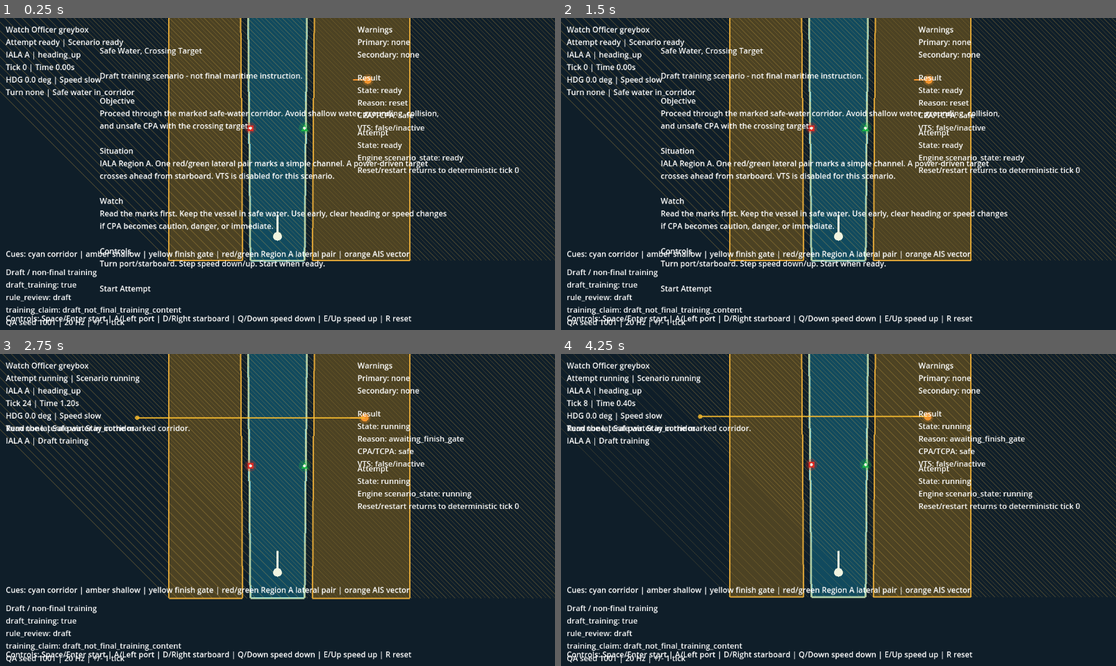
Above: before the commit, frames 1-4 (two rows, left to right).
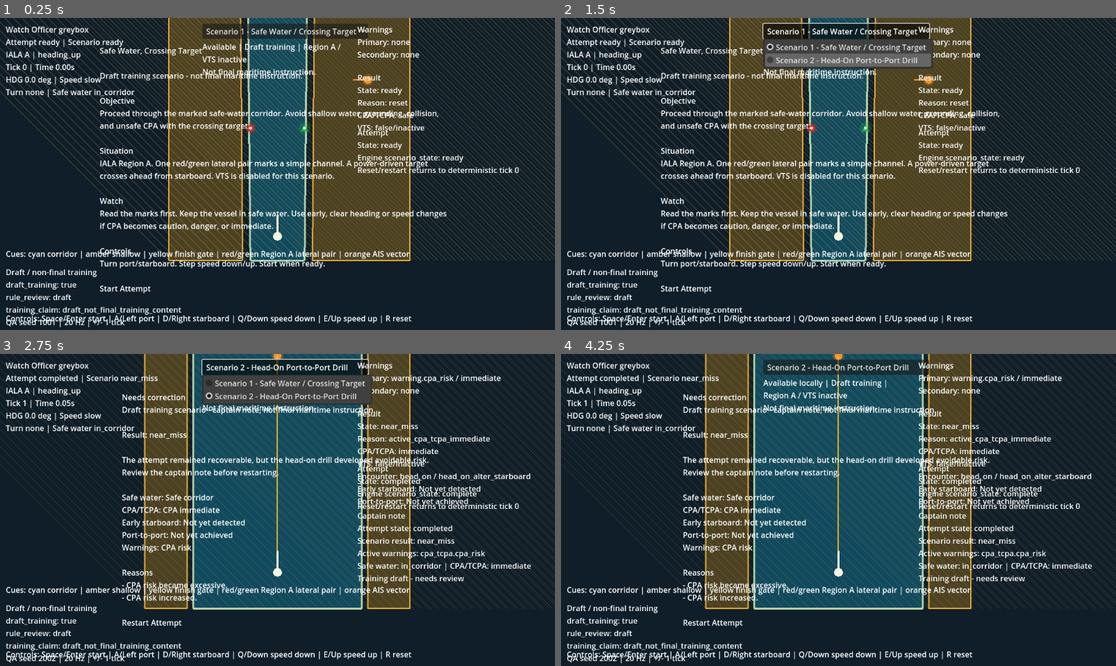
Above: after the commit, the same moments.

Repository: vetus-nauta/watch-officer
Game: Godot game, scene res://scenes/playable_greybox_scene.tscn
Same seed, same stepped clock (60 frames per second), same inputs: the game is played once before the commit and once after it.
Inputs (mouse positions are in pixels of both pictures, inside the frame that each line leads up to):
- Up to frame 1 (0.25 s): no input
- Up to frame 2 (1.5 s): click (844, 30) at 0.5 s, where only the run after the commit has a clickable "Scenario 1 - Safe Water / Cro…"; tap Enter at 1.25 s; hold Up from 1.28 s (still down); tap R at 1.35 s
- Up to frame 3 (2.75 s): tap Space at 1.52, 1.55, 1.82 s; release Up at 2 s; click (283, 366) at 2 s, where only the run after the commit has a clickable "Scenario 2 - Head-On Port-to-…"
- Up to frame 4 (4.25 s): hold Up 2.78-3.53 s; tap Space at 2.85, 3.02, 3.32, 3.8 s; tap R at 3.05, 3.6 s; hold A from 3.53 s (still down)

The runs differ from the first frame. In frame 1, 1.9% of the frame differs, in the area x 36-67%, y 1-19%; in frame 2, 4.6%; in frame 3, 35%; in frame 4, 37%, in the area x 0-100%, y 0-99%.

Commit message:
Add local Watch Officer scenario selector

Diff:
--- a/game.brkovic.ltd/prototypes/watch-officer-godot/scenes/playable_greybox_scene.tscn
+++ b/game.brkovic.ltd/prototypes/watch-officer-godot/scenes/playable_greybox_scene.tscn
@@ -13,6 +13,20 @@
 offset_right = 402.0
 offset_bottom = 136.0
 text = "Watch Officer greybox"
+
+[node name="ScenarioSelector" type="OptionButton" parent="HudLayer"]
+offset_left = 420.0
+offset_top = 12.0
+offset_right = 760.0
+offset_bottom = 42.0
+
+[node name="ScenarioSelectorStatusLabel" type="Label" parent="HudLayer"]
+offset_left = 420.0
+offset_top = 48.0
+offset_right = 820.0
+offset_bottom = 104.0
+text = "Draft training | Region A / VTS inactive"
+autowrap_mode = 3
 
 [node name="WarningStackLabel" type="Label" parent="HudLayer"]
 offset_left = 870.0
--- a/game.brkovic.ltd/prototypes/watch-officer-godot/scripts/runtime/playable_greybox_controller.gd
+++ b/game.brkovic.ltd/prototypes/watch-officer-godot/scripts/runtime/playable_greybox_controller.gd
@@ -8,9 +8,22 @@
 const HudSnapshotBinder = preload("res://scripts/ui/hud_snapshot_binder.gd")
 
 const DEFAULT_SCENARIO_PATH := "res://data/scenarios/safe-water-crossing-target.json"
+const SCENARIO_TWO_PATH := "res://data/scenarios/head-on-port-to-port.json"
 const VIEW_SCALE := 1.25
 const OWNERSHIP_ANCHOR_FALLBACK := [0.5, 0.7]
 const TERMINAL_RESULT_STATES := ["success", "warning_outcome", "unsafe_manoeuvre", "near_miss", "grounding", "collision", "load_blocked"]
+const LOCAL_SCENARIO_OPTIONS := [
+	{
+		"title": "Scenario 1 - Safe Water / Crossing Target",
+		"path": DEFAULT_SCENARIO_PATH,
+		"status": "Available | Draft training | Region A / VTS inactive"
+	},
+	{
+		"title": "Scenario 2 - Head-On Port-to-Port Drill",
+		"path": SCENARIO_TWO_PATH,
+		"status": "Available locally | Draft training | Region A / VTS inactive"
+	}
+]
 
 var scenario: Dictionary = {}
 var runtime_state: Dictionary = {}
@@ -19,6 +32,7 @@
 var last_loader_error: Dictionary = {}
 var local_attempt_state := "ready"
 var _scenario_path := DEFAULT_SCENARIO_PATH
+var _selected_scenario_index := 0
 
 var _orchestrator := RuntimeStepOrchestrator.new()
 var _hud_binder := HudSnapshotBinder.new()
@@ -35,6 +49,8 @@
 var _debug_status_label: Label
 var _cue_legend_label: Label
 var _instructions_label: Label
+var _scenario_selector: OptionButton
+var _scenario_selector_status_label: Label
 var _hud_sections: Dictionary = {}
 
 
@@ -50,6 +66,9 @@
 	_debug_status_label = get_node_or_null("HudLayer/DebugStatusLabel")
 	_cue_legend_label = get_node_or_null("HudLayer/CueLegendLabel")
 	_instructions_label = get_node_or_null("HudLayer/InstructionsLabel")
+	_scenario_selector = get_node_or_null("HudLayer/ScenarioSelector")
+	_scenario_selector_status_label = get_node_or_null("HudLayer/ScenarioSelectorStatusLabel")
+	_setup_scenario_selector()
 	reset_scenario()
 	set_process(true)
 
@@ -114,7 +133,9 @@
 
 func set_scenario_path(path: String) -> Dictionary:
 	_scenario_path = path
+	_selected_scenario_index = _scenario_index_for_path(path)
 	reset_scenario()
+	_sync_scenario_selector_selection()
 	return {
 		"action": "set_scenario_path",
 		"scenario_path": _scenario_path,
@@ -129,6 +150,37 @@
 
 func get_scenario_path() -> String:
 	return _scenario_path
+
+
+func select_scenario_index(index: int) -> Dictionary:
+	if index < 0 or index >= LOCAL_SCENARIO_OPTIONS.size():
+		return {
+			"action": "select_scenario_index",
+			"selected_index": _selected_scenario_index,
+			"scenario_path": _scenario_path,
+			"loader_error": {
+				"code": "invalid_scenario_index",
+				"index": index
+			},
+			"attempt_state": local_attempt_state
+		}
+	var option: Dictionary = LOCAL_SCENARIO_OPTIONS[index]
+	_selected_scenario_index = index
+	return set_scenario_path(str(option["path"]))
+
+
+func get_selected_scenario_index() -> int:
+	return _selected_scenario_index
+
+
+func get_scenario_selector_snapshot() -> Dictionary:
+	return {
+		"selected_index": _selected_scenario_index,
+		"scenario_path": _scenario_path,
+		"options": LOCAL_SCENARIO_OPTIONS.duplicate(true),
+		"visible": _scenario_selector != null and _scenario_selector.visible,
+		"status_text": _scenario_selector_status_label.text if _scenario_selector_status_label != null else ""
+	}
 
 
 func advance_one_tick(input_records: Array = [], external_flags: Dictionary = {}) -> Dictionary:
@@ -386,6 +438,7 @@
 
 
 func _apply_hud_sections() -> void:
+	_update_scenario_selector_ui()
 	if _hud_label != null:
 		_hud_label.text = str(_hud_sections.get("instrument_strip", ""))
 	if _warning_stack_label != null:
@@ -419,6 +472,12 @@
 	if _hud_label != null:
 		_hud_label.position = Vector2(12.0, 12.0)
 		_hud_label.size = Vector2(390.0, 124.0)
+	if _scenario_selector != null:
+		_scenario_selector.position = Vector2(420.0, 12.0)
+		_scenario_selector.size = Vector2(min(340.0, max(260.0, viewport_size.x - 880.0)), 30.0)
+	if _scenario_selector_status_label != null:
+		_scenario_selector_status_label.position = Vector2(420.0, 48.0)
+		_scenario_selector_status_label.size = Vector2(min(400.0, max(300.0, viewport_size.x - 860.0)), 56.0)
 	if _warning_stack_label != null:
 		_warning_stack_label.position = Vector2(max(420.0, viewport_size.x - 410.0), 12.0)
 		_warning_stack_label.size = Vector2(398.0, 92.0)
@@ -491,3 +550,46 @@
 
 func _is_terminal_result(state: String) -> bool:
 	return TERMINAL_RESULT_STATES.has(state)
+
+
+func _setup_scenario_selector() -> void:
+	if _scenario_selector == null:
+		return
+	_scenario_selector.clear()
+	for index in range(LOCAL_SCENARIO_OPTIONS.size()):
+		var option: Dictionary = LOCAL_SCENARIO_OPTIONS[index]
+		_scenario_selector.add_item(str(option["title"]), index)
+	if not _scenario_selector.item_selected.is_connected(_on_scenario_selector_item_selected):
+		_scenario_selector.item_selected.connect(_on_scenario_selector_item_selected)
+	_sync_scenario_selector_selection()
+
+
+func _on_scenario_selector_item_selected(index: int) -> void:
+	select_scenario_index(index)
+
+
+func _sync_scenario_selector_selection() -> void:
+	if _scenario_selector == null:
+		return
+	var index: int = clamp(_scenario_index_for_path(_scenario_path), 0, LOCAL_SCENARIO_OPTIONS.size() - 1)
+	if _scenario_selector.selected != index:
+		_scenario_selector.select(index)
+	_update_scenario_selector_ui()
+
+
+func _update_scenario_selector_ui() -> void:
+	var selector_visible: bool = local_attempt_state != "running"
+	if _scenario_selector != null:
+		_scenario_selector.visible = selector_visible
+	if _scenario_selector_status_label != null:
+		_scenario_selector_status_label.visible = selector_visible
+		var option: Dictionary = LOCAL_SCENARIO_OPTIONS[_selected_scenario_index]
+		_scenario_selector_status_label.text = "%s\nNot final maritime instruction." % str(option["status"])
+
+
+func _scenario_index_for_path(path: String) -> int:
+	for index in range(LOCAL_SCENARIO_OPTIONS.size()):
+		var option: Dictionary = LOCAL_SCENARIO_OPTIONS[index]
+		if str(option["path"]) == path:
+			return index
+	return 0
--- /dev/null
+++ b/game.brkovic.ltd/prototypes/watch-officer-godot/tests/runtime/test_scenario_selector_local_flow.gd
@@ -0,0 +1,141 @@
+extends SceneTree
+
+const SCENE_PATH := "res://scenes/playable_greybox_scene.tscn"
+const CONTROLLER_PATH := "res://scripts/runtime/playable_greybox_controller.gd"
+const DEFAULT_SCENARIO_PATH := "res://data/scenarios/safe-water-crossing-target.json"
+const SCENARIO_TWO_PATH := "res://data/scenarios/head-on-port-to-port.json"
+
+var _failed := 0
+var _passed := 0
+
+
+func _init() -> void:
+	call_deferred("_run")
+
+
+func _run() -> void:
+	var packed_scene: PackedScene = load(SCENE_PATH)
+	_assert_equal(packed_scene != null, true, "playable scene loads for scenario selector test")
+
+	var scene := packed_scene.instantiate()
+	root.add_child(scene)
+	await process_frame
+
+	var selector: OptionButton = scene.get_node_or_null("HudLayer/ScenarioSelector")
+	var selector_status: Label = scene.get_node_or_null("HudLayer/ScenarioSelectorStatusLabel")
+	_assert_equal(selector != null, true, "scenario selector option button exists")
+	_assert_equal(selector_status != null, true, "scenario selector status label exists")
+	_assert_equal(selector.item_count, 2, "selector exposes two local scenarios")
+	_assert_equal(scene.get_scenario_path(), DEFAULT_SCENARIO_PATH, "fresh boot defaults to Scenario 1 path")
+	_assert_equal(scene.get_selected_scenario_index(), 0, "fresh boot selects Scenario 1")
+	_assert_equal(selector.selected, 0, "visible selector selects Scenario 1")
+	_assert_contains(selector.get_item_text(0), "Scenario 1", "selector first item is Scenario 1")
+	_assert_contains(selector.get_item_text(1), "Scenario 2", "selector second item is Scenario 2")
+	_assert_contains(selector_status.text, "Draft training", "selector status shows draft chip copy")
+	_assert_contains(selector_status.text, "Region A / VTS inactive", "selector status shows region/VTS status")
+	_assert_contains(selector_status.text, "Not final maritime instruction.", "selector status shows non-final limit")
+
+	var selector_snapshot: Dictionary = scene.get_scenario_selector_snapshot()
+	_assert_equal(selector_snapshot["visible"], true, "selector is visible before start")
+	_assert_equal(selector_snapshot["options"].size(), 2, "selector snapshot exposes local options")
+	_assert_equal(selector_snapshot["options"][0]["path"], DEFAULT_SCENARIO_PATH, "selector snapshot Scenario 1 path")
+	_assert_equal(selector_snapshot["options"][1]["path"], SCENARIO_TWO_PATH, "selector snapshot Scenario 2 path")
+
+	var select_two: Dictionary = scene.select_scenario_index(1)
+	_assert_equal(select_two["scenario_path"], SCENARIO_TWO_PATH, "selecting Scenario 2 sets local path")
+	_assert_equal(select_two["loader_error"], {}, "Scenario 2 selector load has no loader error")
+	_assert_equal(scene.get_selected_scenario_index(), 1, "selected index is Scenario 2")
+	_assert_equal(selector.selected, 1, "visible selector updates to Scenario 2")
+	var scenario_two_snapshot: Dictionary = scene.get_runtime_snapshot()
+	_assert_equal(scenario_two_snapshot["tick"], 0, "Scenario 2 selector reset tick")
+	_assert_equal(scenario_two_snapshot["scenario_result"], "ready", "Scenario 2 selector reset ready")
+	_assert_equal(scenario_two_snapshot.has("scenario_two"), true, "Scenario 2 selector boots Scenario 2 branch")
+	_assert_contains(scene.get_hud_text_snapshot()["briefing"], "Head-On Port-to-Port Drill", "Scenario 2 briefing appears after selector")
+	_assert_contains(selector_status.text, "Available locally", "Scenario 2 selector status shows local availability")
+
+	scene.queue_keyboard_input(KEY_SPACE, true)
+	_assert_equal(scene.get_local_attempt_state(), "running", "start hides selector by entering running state")
+	_assert_equal(selector.visible, false, "selector hides while running")
+	_assert_equal(selector_status.visible, false, "selector status hides while running")
+
+	scene.queue_keyboard_input(KEY_R, true)
+	_assert_equal(scene.get_scenario_path(), SCENARIO_TWO_PATH, "reset preserves Scenario 2 selection")
+	_assert_equal(scene.get_selected_scenario_index(), 1, "reset keeps Scenario 2 selected")
+	_assert_equal(selector.visible, true, "selector returns after reset")
+	_assert_equal(scene.get_runtime_snapshot().has("scenario_two"), true, "reset still boots Scenario 2")
+
+	var select_one: Dictionary = scene.select_scenario_index(0)
+	_assert_equal(select_one["scenario_path"], DEFAULT_SCENARIO_PATH, "selector can return to Scenario 1")
+	_assert_equal(select_one["loader_error"], {}, "Scenario 1 selector reload has no loader error")
+	_assert_equal(scene.get_selected_scenario_index(), 0, "selected index returns to Scenario 1")
+	_assert_equal(selector.selected, 0, "visible selector returns to Scenario 1")
+	var scenario_one_snapshot: Dictionary = scene.get_runtime_snapshot()
+	_assert_equal(scenario_one_snapshot["tick"], 0, "Scenario 1 selector reset tick")
+	_assert_equal(scenario_one_snapshot["scenario_result"], "ready", "Scenario 1 selector reset ready")
+	_assert_equal(scenario_one_snapshot.has("scenario_two"), false, "Scenario 1 selector does not expose Scenario 2 branch")
+	_assert_contains(scene.get_hud_text_snapshot()["briefing"], "Safe Water, Crossing Target", "Scenario 1 briefing restored")
+
+	var invalid_select: Dictionary = scene.select_scenario_index(9)
+	_assert_equal(invalid_select["loader_error"]["code"], "invalid_scenario_index", "invalid selector index returns controlled error")
+	_assert_equal(scene.get_scenario_path(), DEFAULT_SCENARIO_PATH, "invalid selector index preserves active path")
+
+	var controller_source := _read_text_file(CONTROLLER_PATH)
+	_assert_equal(controller_source.find("scripts/sim/"), -1, "selector does not add direct simulation imports")
+	_assert_equal(controller_source.find("ScenarioTwoHeadOnClassifier"), -1, "selector does not call Scenario 2 classifier directly")
+	_assert_equal(controller_source.find("ScenarioTwoPassEventDetector"), -1, "selector does not call Scenario 2 pass detector directly")
+	_assert_equal(controller_source.find("router"), -1, "selector does not add route dependency")
+	_assert_equal(controller_source.find("registry"), -1, "selector does not add registry dependency")
+
+	var selector_text := "%s\n%s\n%s" % [
+		selector.get_item_text(0),
+		selector.get_item_text(1),
+		selector_status.text
+	]
+	_assert_not_contains(selector_text, "official", "selector avoids official claim")
+	_assert_not_contains(selector_text, "certified", "selector avoids certified claim")
+	_assert_not_contains(selector_text, "COLREGS", "selector avoids COLREGS claim")
+	_assert_not_contains(selector_text, "legally correct", "selector avoids legal correctness claim")
+
+	scene.queue_free()
+	print("scenario_selector_local_flow_test: %s passed, %s failed" % [_passed, _failed])
+	quit(_failed)
+
+
+func _read_text_file(path: String) -> String:
+	var file := FileAccess.open(path, FileAccess.READ)
+	if file == null:
+		return ""
+	var text := file.get_as_text()
+	file.close()
+	return text
+
+
+func _assert_contains(actual: String, expected_substring: String, label: String) -> void:
+	if actual.find(expected_substring) >= 0:
+		_pass(label)
+	else:
+		_fail(label, expected_substring, actual)
+
+
+func _assert_not_contains(actual: String, unexpected_substring: String, label: String) -> void:
+	if actual.find(unexpected_substring) == -1:
+		_pass(label)
+	else:
+		_fail(label, "absent: %s" % unexpected_substring, actual)
+
+
+func _assert_equal(actual: Variant, expected: Variant, label: String) -> void:
+	if actual == expected:
+		_pass(label)
+	else:
+		_fail(label, expected, actual)
+
+
+func _pass(label: String) -> void:
+	_passed += 1
+	print("PASS: %s" % label)
+
+
+func _fail(label: String, expected: Variant, actual: Variant) -> void:
+	_failed += 1
+	push_error("FAIL: %s expected=%s actual=%s" % [label, expected, actual])
Not shown, changed: game.brkovic.ltd/docs/game-director/decision-log.md
Not shown, added: game.brkovic.ltd/docs/game-director/task-0112-ux-scenario-selector-spec-2026-05-27.md
Not shown, added: game.brkovic.ltd/docs/game-director/task-0113-engine-scenario-selector-feasibility-2026-05-27.md
Not shown, added: game.brkovic.ltd/docs/game-director/task-0114-engine-local-scenario-selector-implementation-2026-05-27.md
Not shown, added: game.brkovic.ltd/docs/game-director/task-0115-qa-review-local-scenario-selector-2026-05-27.md
Not shown, changed: game.brkovic.ltd/docs/game-director/task-registry.md
Not shown, changed: game.brkovic.ltd/docs/game-director/workstreams.md
Not shown, added: game.brkovic.ltd/docs/watch-officer/local-scenario-selector-implementation-report.md
Not shown, added: game.brkovic.ltd/docs/watch-officer/qa-local-scenario-selector-review.md
Not shown, added: game.brkovic.ltd/docs/watch-officer/scenario-selector-ux-spec.md
